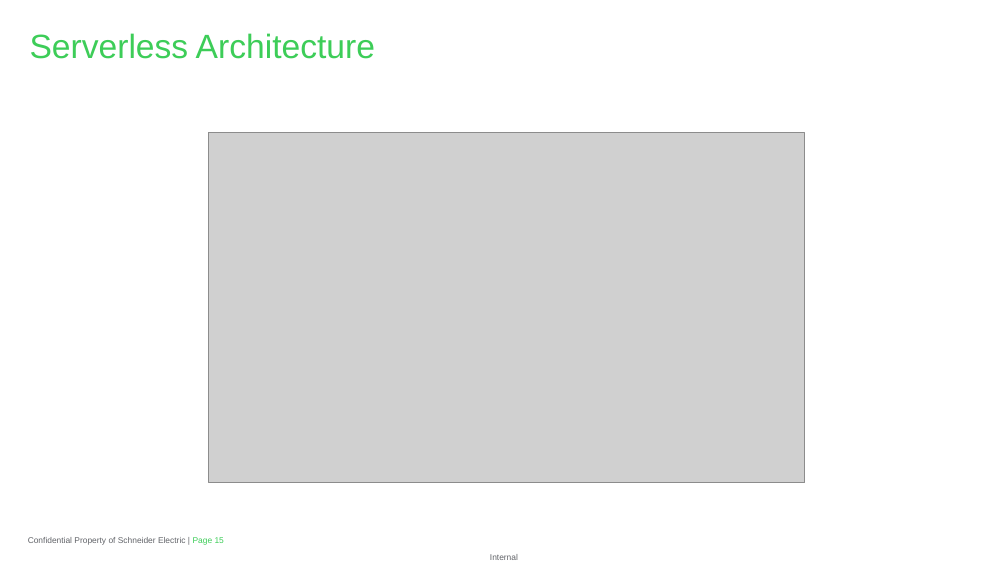
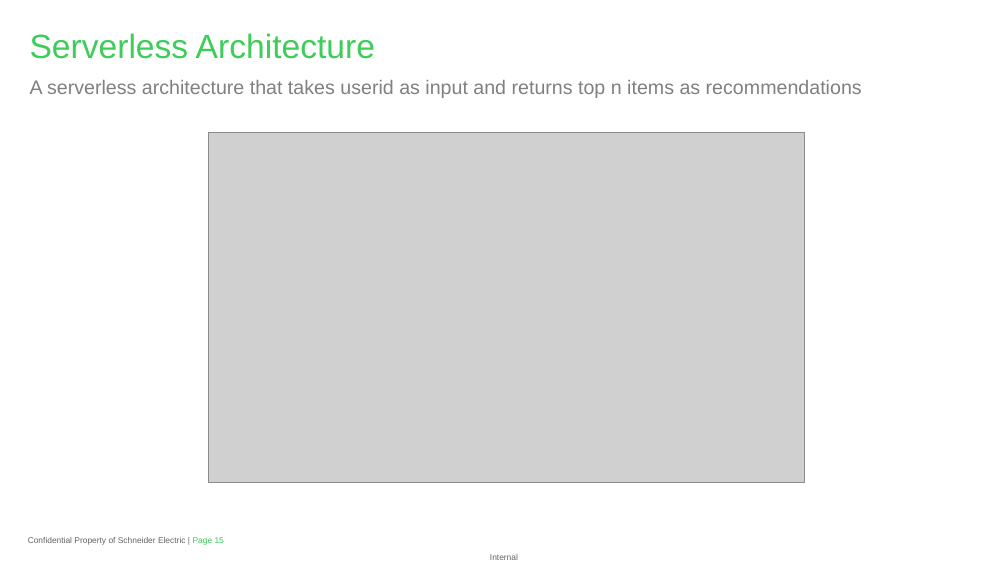
Before and after one commit to ghoshark/Recommender-API-AWS-Personalize, a slide deck: slide 15 of Recommender API with Amazon Personalize.pptx. Drawn at 1008x567 pixels with LibreOffice and Linux fonts; fonts in the diff are those of the drawing; grey boxes stand for pictures; background and template pictures are left out. Boxes give left, top, right and bottom in pixels: in the first picture for what was removed or moved away, otherwise in the second. Text is boxed around its words. In the diff, an @@ line names an element or a change of style, - is before the commit and + after.

```diff
--- a/Recommender API with Amazon Personalize.pptx
+++ b/Recommender API with Amazon Personalize.pptx
@@ text added at [30,80,862,98], 14 pt, text #808080 @@
+A serverless architecture that takes userid as input and returns top n items as recommendations
```
Also in this commit, not shown: 5 other slides changed.
